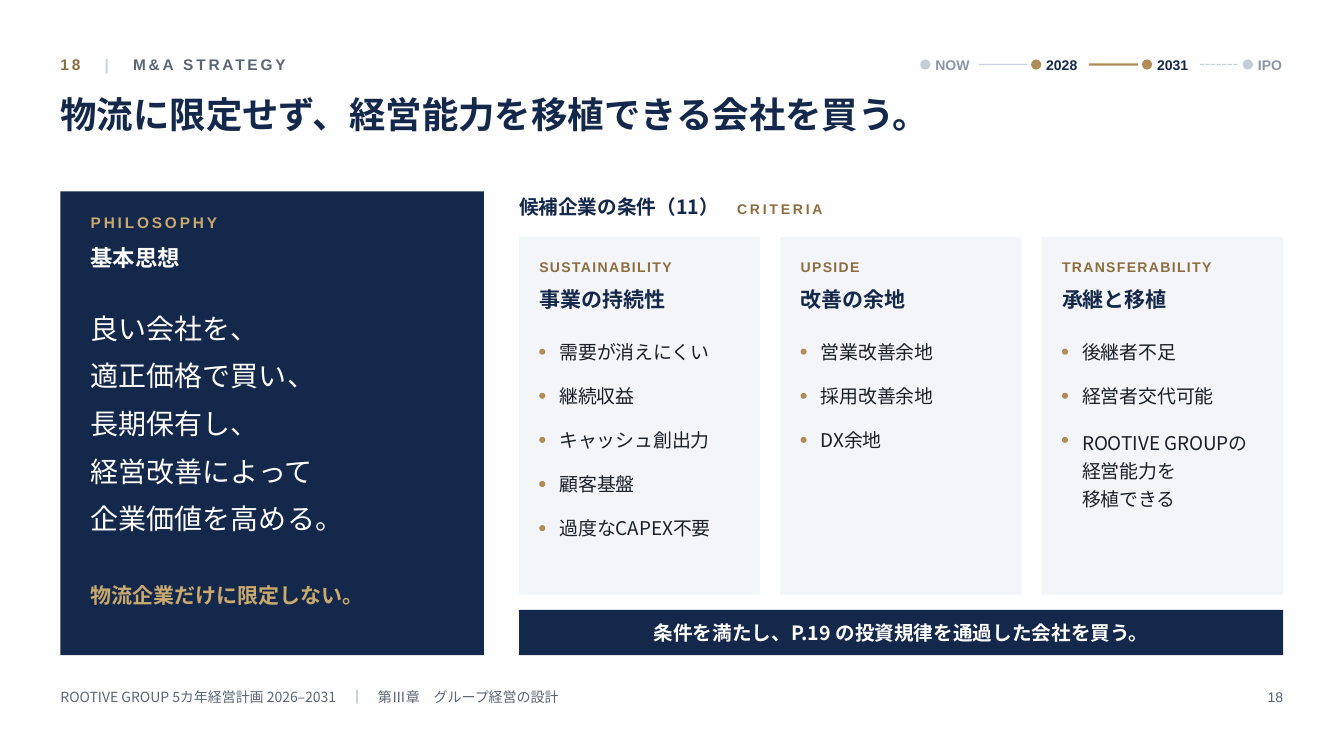
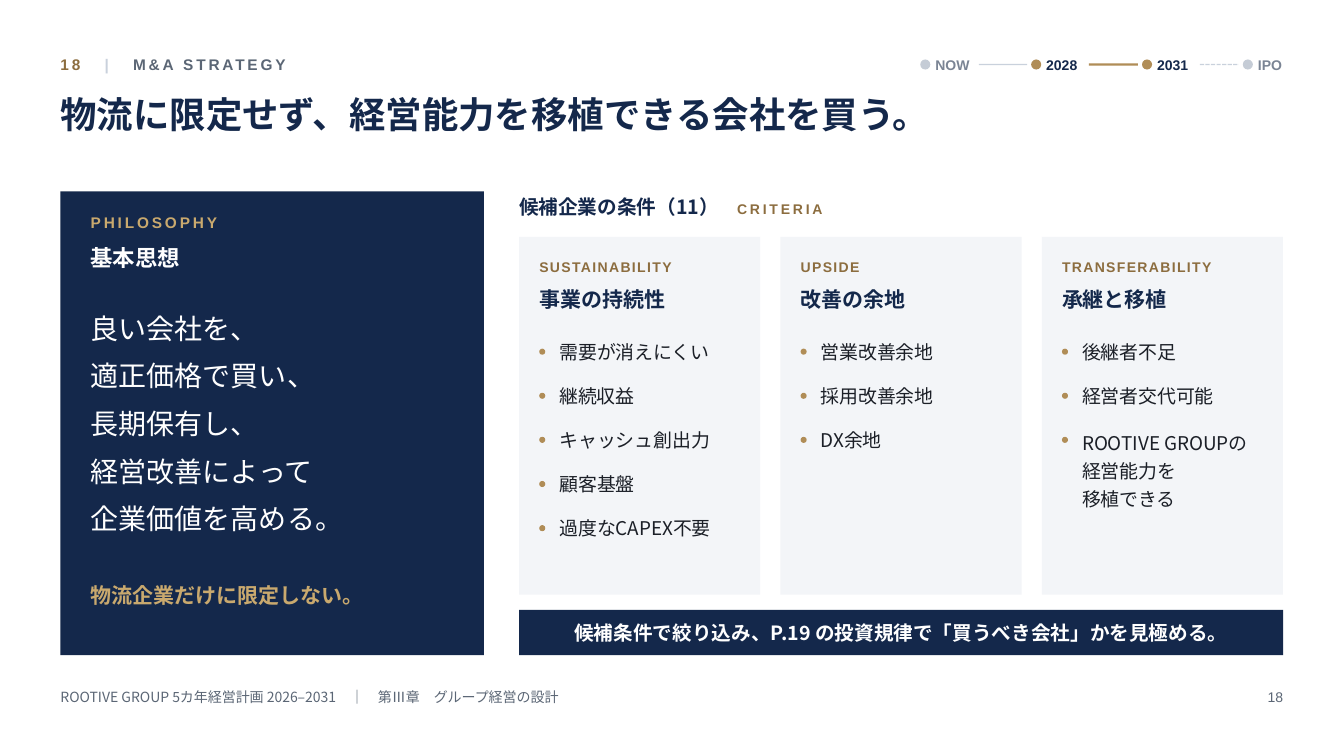
Before and after one commit to rootivebiz-create/ROOTIVE, a slide deck: slide 18 of docs/management-plan/ROOTIVE_GROUP_5year_plan_2026-2031.pptx. Drawn at 1344x756 pixels with LibreOffice and Linux fonts; fonts in the diff are those of the drawing. Boxes give left, top, right and bottom in pixels: in the first picture for what was removed or moved away, otherwise in the second. Text is boxed around its words. In the diff, an @@ line names an element or a change of style, - is before the commit and + after.

```diff
--- a/docs/management-plan/ROOTIVE_GROUP_5year_plan_2026-2031.pptx
+++ b/docs/management-plan/ROOTIVE_GROUP_5year_plan_2026-2031.pptx
@@ text "NOW" at <box>935,60,969,70</box>: text colour #8C96A6 to #7A8494 @@
@@ text "IPO" at <box>1258,60,1282,70</box>: text colour #8C96A6 to #7A8494 @@
@@ text in rectangle at <box>574,623,1227,642</box>: text changed @@
-条件を満たし、P.19 の投資規律を通過した会社を買う。
+候補条件で絞り込み、P.19 の投資規律で「買うべき会社」かを見極める。
```
Also in this commit, not shown: 20 other slides changed, 2 other files.
